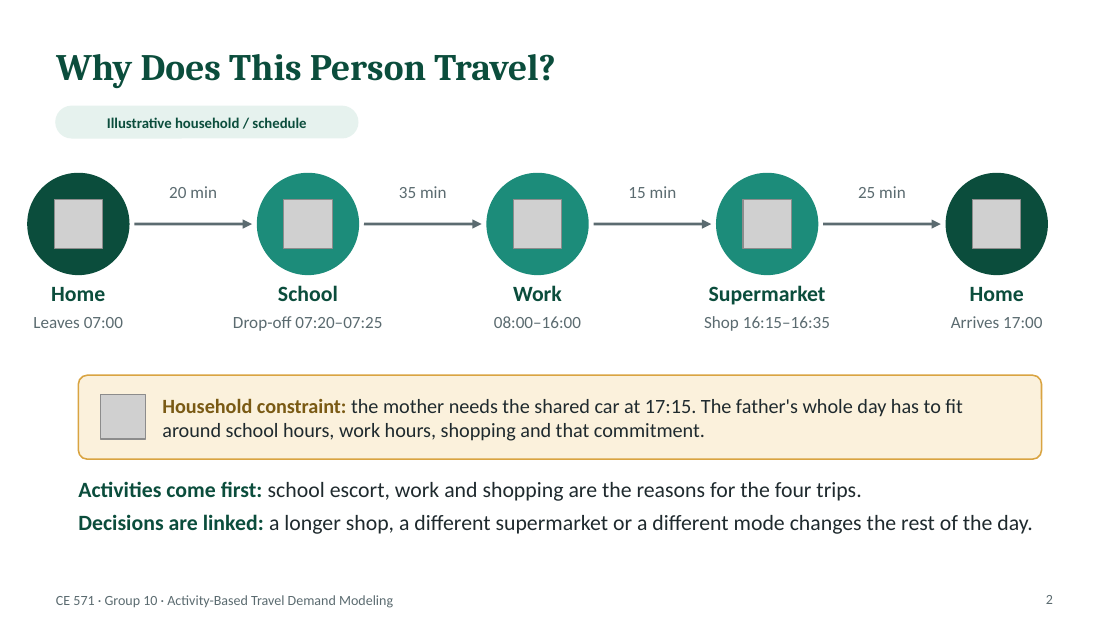
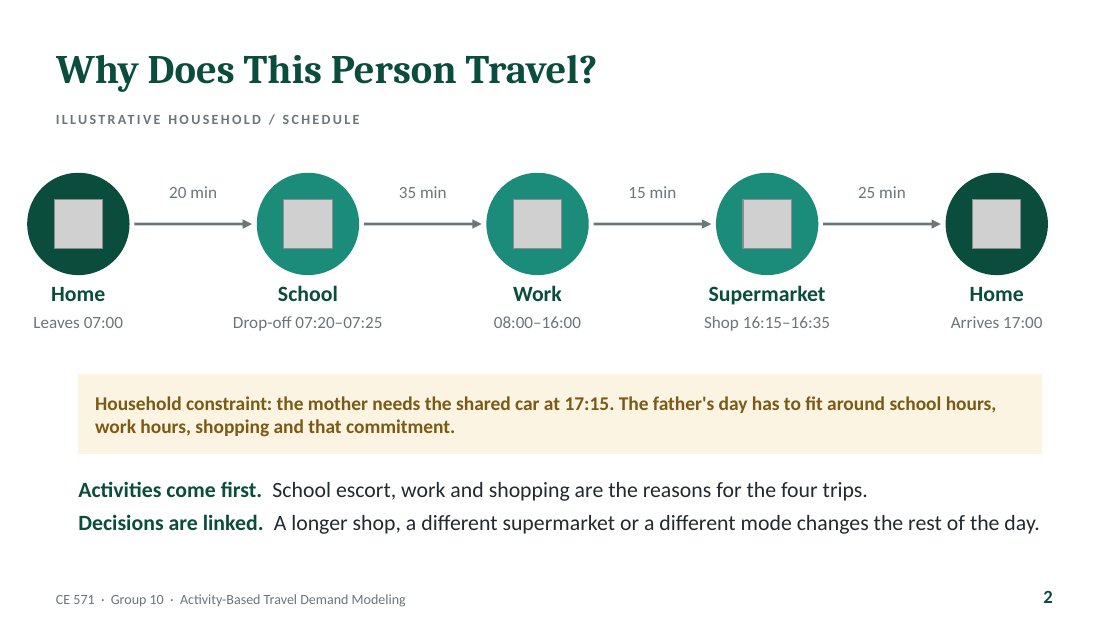
Before and after one commit to abdelmohdi/Claude, a slide deck: slide 2 of CE571_Group10_ABM_Presentation/CE571_Group10_Activity_Based_Travel_Demand_Modeling.pptx. Drawn at 1120x630 pixels with LibreOffice and Linux fonts; fonts in the diff are those of the drawing; grey boxes stand for pictures. Boxes give left, top, right and bottom in pixels: in the first picture for what was removed or moved away, otherwise in the second. Text is boxed around its words. In the diff, an @@ line names an element or a change of style, - is before the commit and + after.

```diff
--- a/CE571_Group10_ABM_Presentation/CE571_Group10_Activity_Based_Travel_Demand_Modeling.pptx
+++ b/CE571_Group10_ABM_Presentation/CE571_Group10_Activity_Based_Travel_Demand_Modeling.pptx
@@ title "Why Does This Person Travel?" at <box>56,55,598,92</box>: size 24 to 26 pt @@
@@ rounded rectangle removed at <box>56,106,357,138</box> @@
@@ text at <box>107,117,306,128</box>: text changed; size 9.5 to 9 pt; text colour #0B4D3C to #6B7679 @@
-Illustrative household / schedule
+ILLUSTRATIVE HOUSEHOLD / SCHEDULE
@@ arrow (134, 224) - (252, 224): stroke #5B6B70 1.75 pt to #6B7679 1.75 pt @@
@@ arrow (364, 224) - (482, 224): stroke #5B6B70 1.75 pt to #6B7679 1.75 pt @@
@@ arrow (594, 224) - (711, 224): stroke #5B6B70 1.75 pt to #6B7679 1.75 pt @@
@@ arrow (823, 224) - (941, 224): stroke #5B6B70 1.75 pt to #6B7679 1.75 pt @@
@@ rounded rectangle removed at <box>78,375,1042,459</box> @@
@@ rectangle added at <box>78,375,1042,454</box>, fill #FBF4E3, outline #FBF4E3 1 pt @@
@@ text at <box>95,396,997,437</box>: text changed; size 13 to 12.5 pt; text colour #1F2A2E to #7A5A14; bold on @@
-Household constraint: the mother needs the shared car at 17:15. The father's whole day has to fit around school hours, work hours, shopping and that commitment.
+Household constraint: the mother needs the shared car at 17:15. The father's day has to fit around school hours, work hours, shopping and that commitment.
@@ picture removed at <box>101,394,146,439</box> @@
@@ text at <box>78,481,1039,534</box>: text changed; text colour #1F2A2E to #222A2E @@
-• Activities come first: school escort, work and shopping are the reasons for the four trips.
-• Decisions are linked: a longer shop, a different supermarket or a different mode changes the rest of the day.
+– Activities come first. School escort, work and shopping are the reasons for the four trips.
+– Decisions are linked. A longer shop, a different supermarket or a different mode changes the rest of the day.
@@ text colour #5B6B70 to #6B7679 in 10 elements at <box>33,317,123,328</box>, <box>169,186,217,198</box>, <box>233,316,382,331</box>, <box>399,186,447,198</box>, <box>494,316,581,328</box>, <box>628,186,677,198</box>, <box>704,316,830,331</box>, <box>858,186,906,198</box>, <box>951,316,1042,328</box>, <box>56,594,406,607</box> @@
@@ page number at <box>1043,591,1052,603</box>: size 9 to 12 pt, text colour #5B6B70 to #0B4D3C, bold on @@
```
Also in this commit, not shown: 52 other slides changed, 1 slide added, 1 other file.
